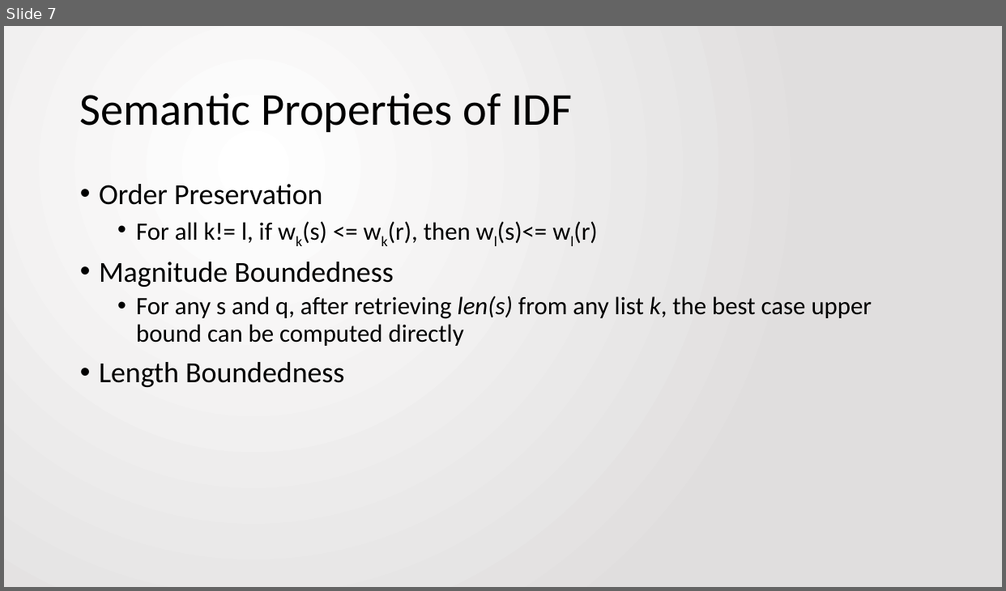
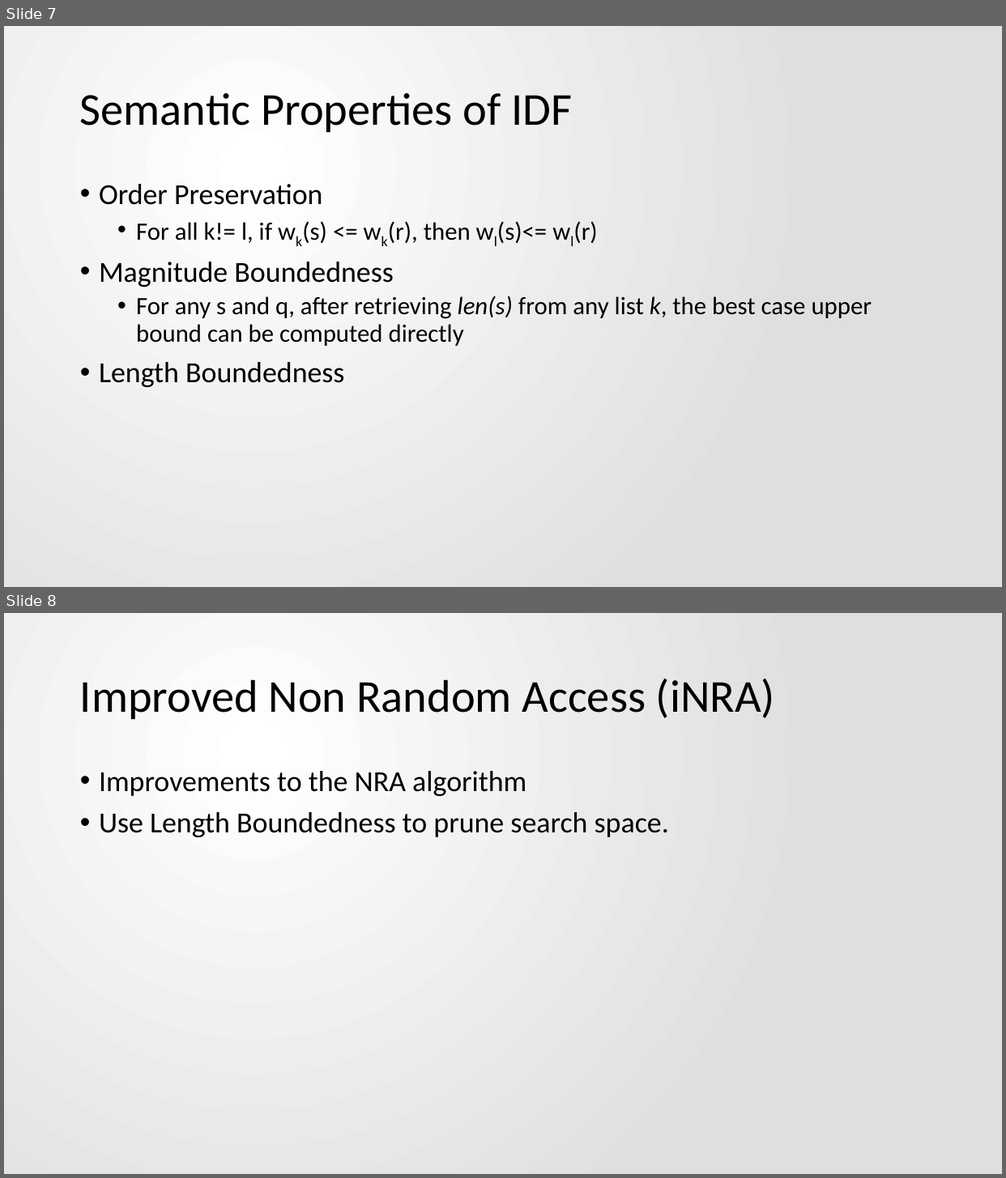
Before and after one commit to jbfitz/EECS405, a slide deck: Paper Presentation/EECS405.PattersonFitzpatrick.PaperPresentation.pptx. Shown one above the other, each under a label of ours: slide 7 before the commit, slides 7 and 8 after it. The pictures are 1006x591 and 1006x1178 pixels, drawn with LibreOffice and Linux fonts; fonts in the diff are those of the drawing. Boxes give left, top, right and bottom in pixels: in the first picture for what was removed or moved away, otherwise in the second. Text is boxed around its words. In the diff, an @@ line names an element or a change of style, - is before the commit and + after.

```diff
--- a/Paper Presentation/EECS405.PattersonFitzpatrick.PaperPresentation.pptx
+++ b/Paper Presentation/EECS405.PattersonFitzpatrick.PaperPresentation.pptx
@@ slide 8 added at (x1=4, y1=613, x2=1002, y2=1174), background gradient #FFFFFF to #E1DFDF @@
@@ title added at (x1=80, y1=679, x2=775, y2=719), 44 pt, text #000000 @@
+Improved Non Random Access (iNRA)
@@ text added at (x1=99, y1=771, x2=669, y2=837), 28 pt, text #000000 @@
+• Improvements to the NRA algorithm
+• Use Length Boundedness to prune search space.
```
Also in this commit, not shown: 3 other slides added.
